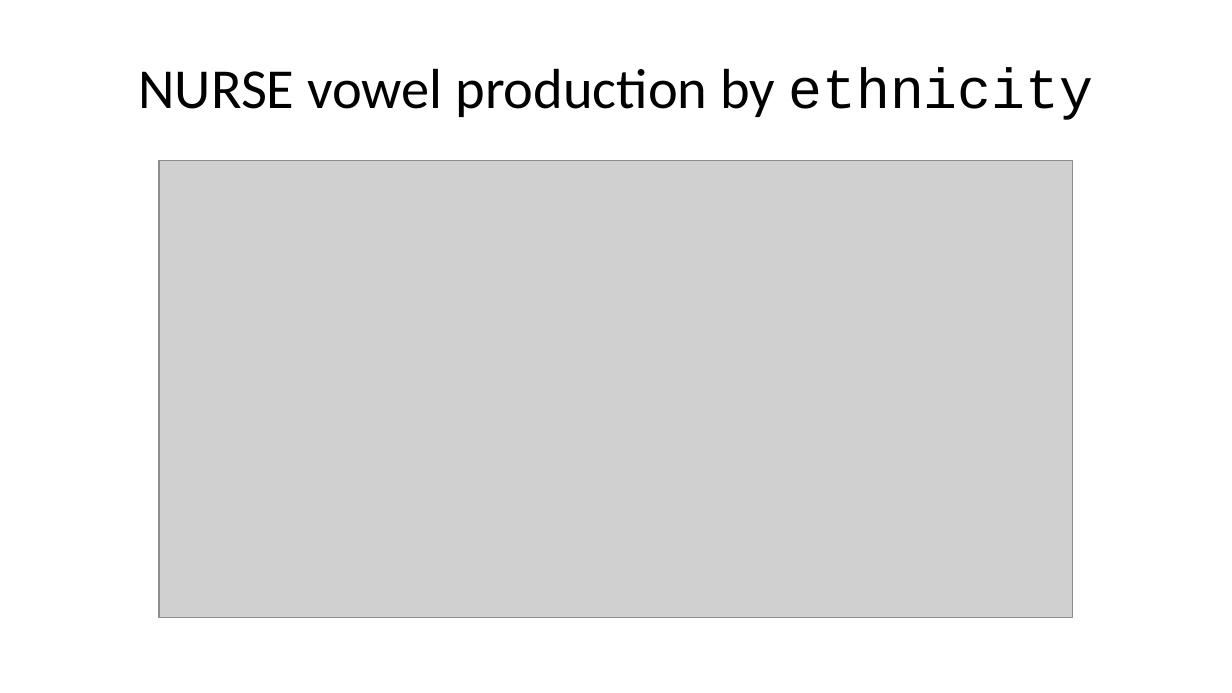
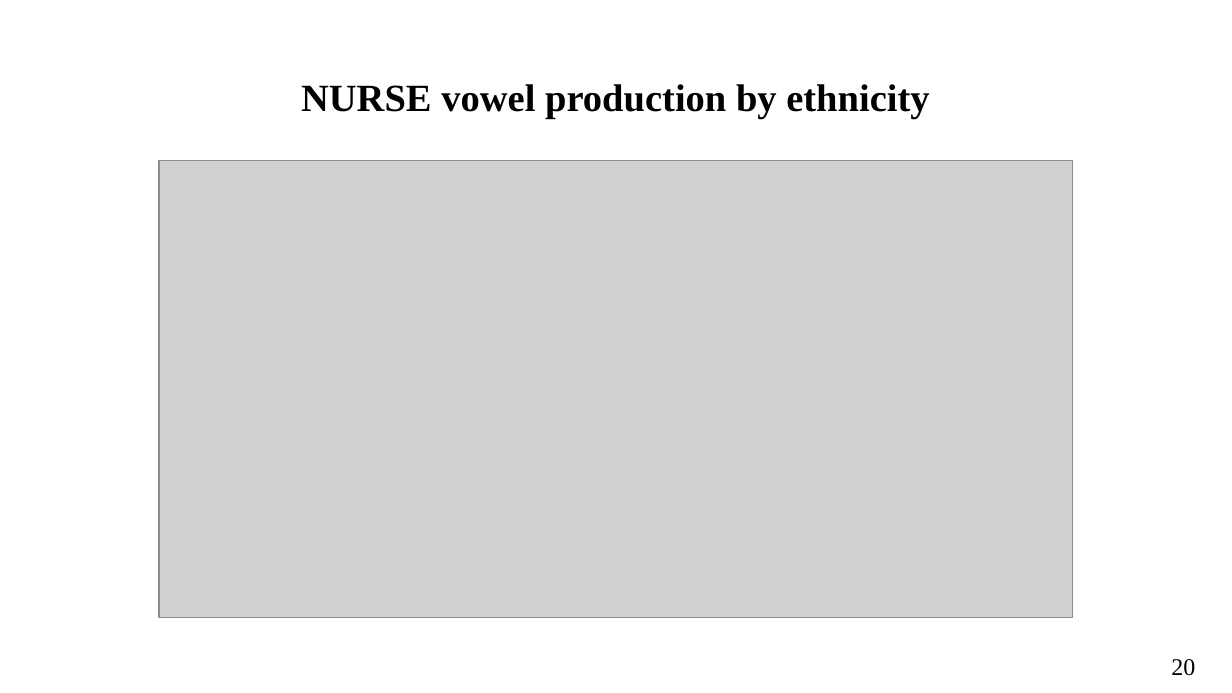
Before and after one commit to ClassOrg-Data-Sci-2024/Computational-mapping-of-NURSE-vowels-in-NE, a slide deck: slide 20 of Presentation.pptx (slide 25 before the commit). Drawn at 1232x693 pixels with LibreOffice and Linux fonts; fonts in the diff are those of the drawing; grey boxes stand for pictures. Boxes give left, top, right and bottom in pixels: in the first picture for what was removed or moved away, otherwise in the second. Text is boxed around its words. In the diff, an @@ line names an element or a change of style, - is before the commit and + after.

```diff
--- a/Presentation.pptx
+++ b/Presentation.pptx
@@ title "NURSE vowel production by ethnicity" moved from (x1=139, y1=67, x2=1093, y2=120) to (x1=301, y1=84, x2=929, y2=119) @@
@@ title "NURSE vowel production by ethnicity" at (x1=301, y1=84, x2=929, y2=119): size 33 to 22.5 pt, bold on; font Calibri to Times New Roman in "NURSE vowel production by"; font Courier New to Times New Roman in "ethnicity" @@
@@ text added at (x1=1171, y1=659, x2=1195, y2=676), 14 pt, text #000000 @@
+20
```
Also in this commit, not shown: 22 other slides changed, 1 slide added, 6 slides removed.
